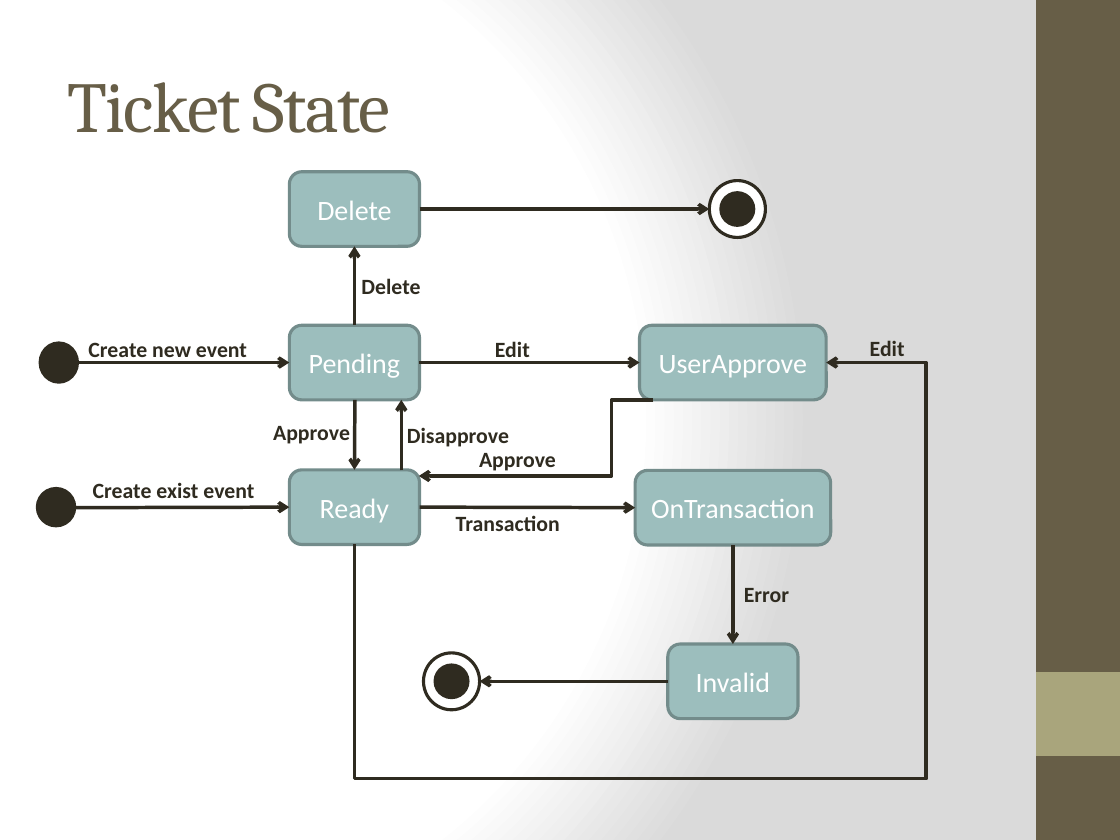
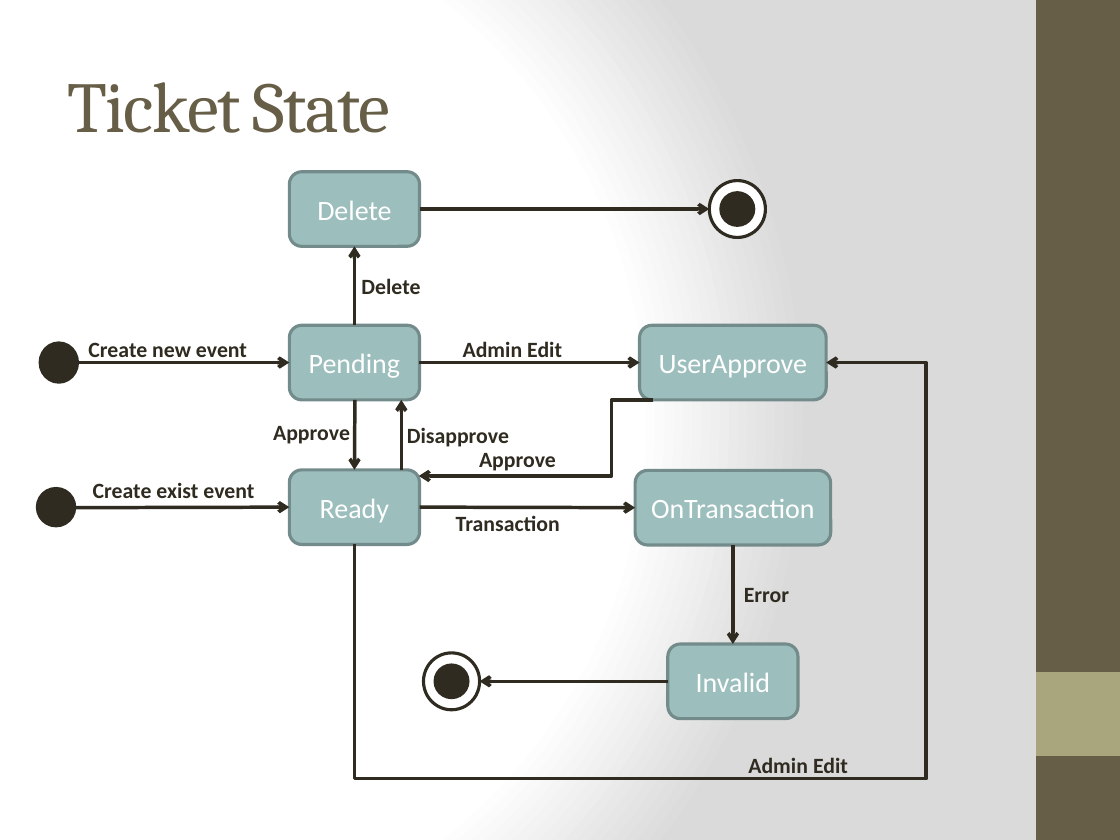
Before and after one commit to phonglk/fptu_capstone, a slide deck: slide 3 of Document/SubSlide.pptx. Drawn at 1120x840 pixels with LibreOffice and Linux fonts; fonts in the diff are those of the drawing. Boxes give left, top, right and bottom in pixels: in the first picture for what was removed or moved away, otherwise in the second. Text is boxed around its words. In the diff, an @@ line names an element or a change of style, - is before the commit and + after.

```diff
--- a/Document/SubSlide.pptx
+++ b/Document/SubSlide.pptx
@@ text at bbox=[463, 341, 562, 364]: text changed @@
-Edit
+Admin Edit
@@ text at bbox=[748, 757, 848, 780]: text changed @@
-Edit
+Admin Edit
```
Also in this commit, not shown: 2 other slides changed.
